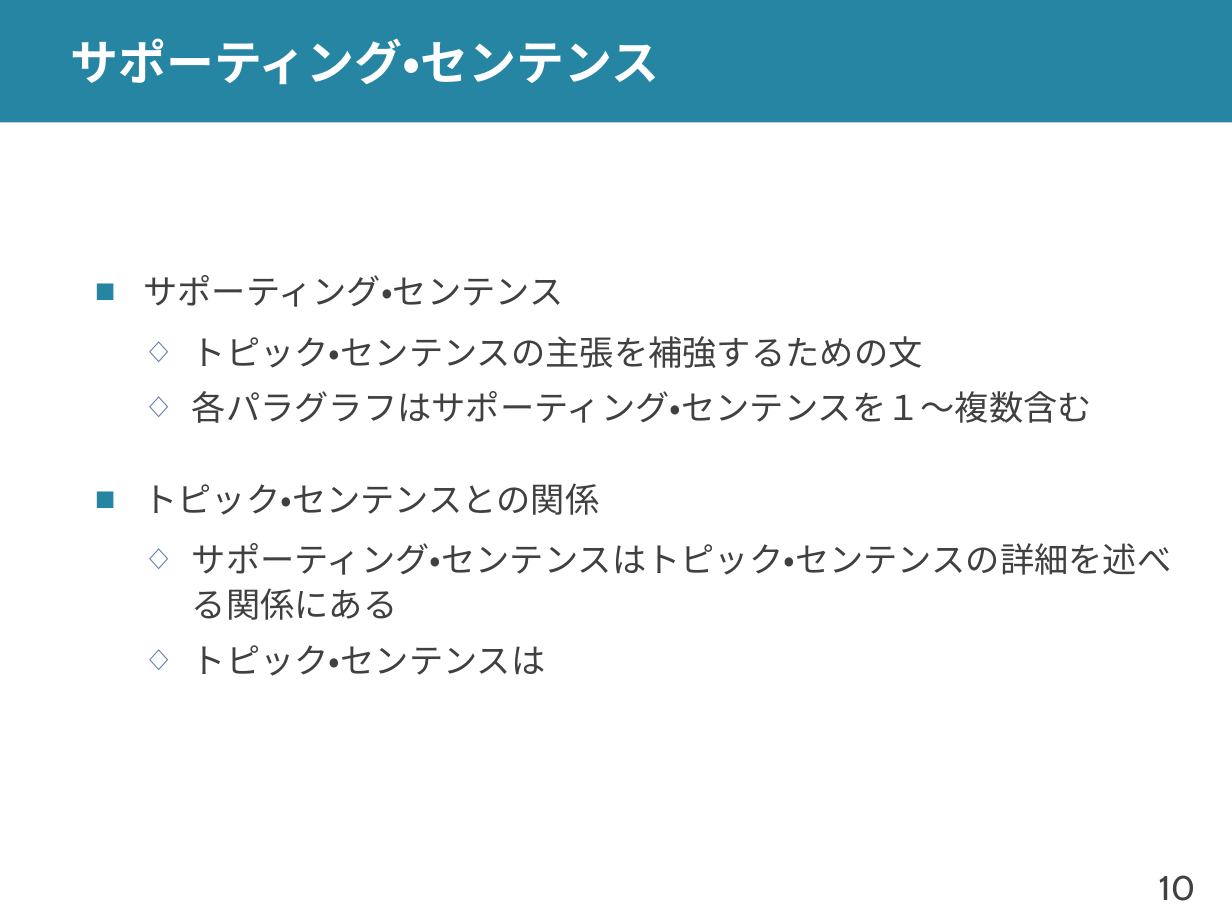
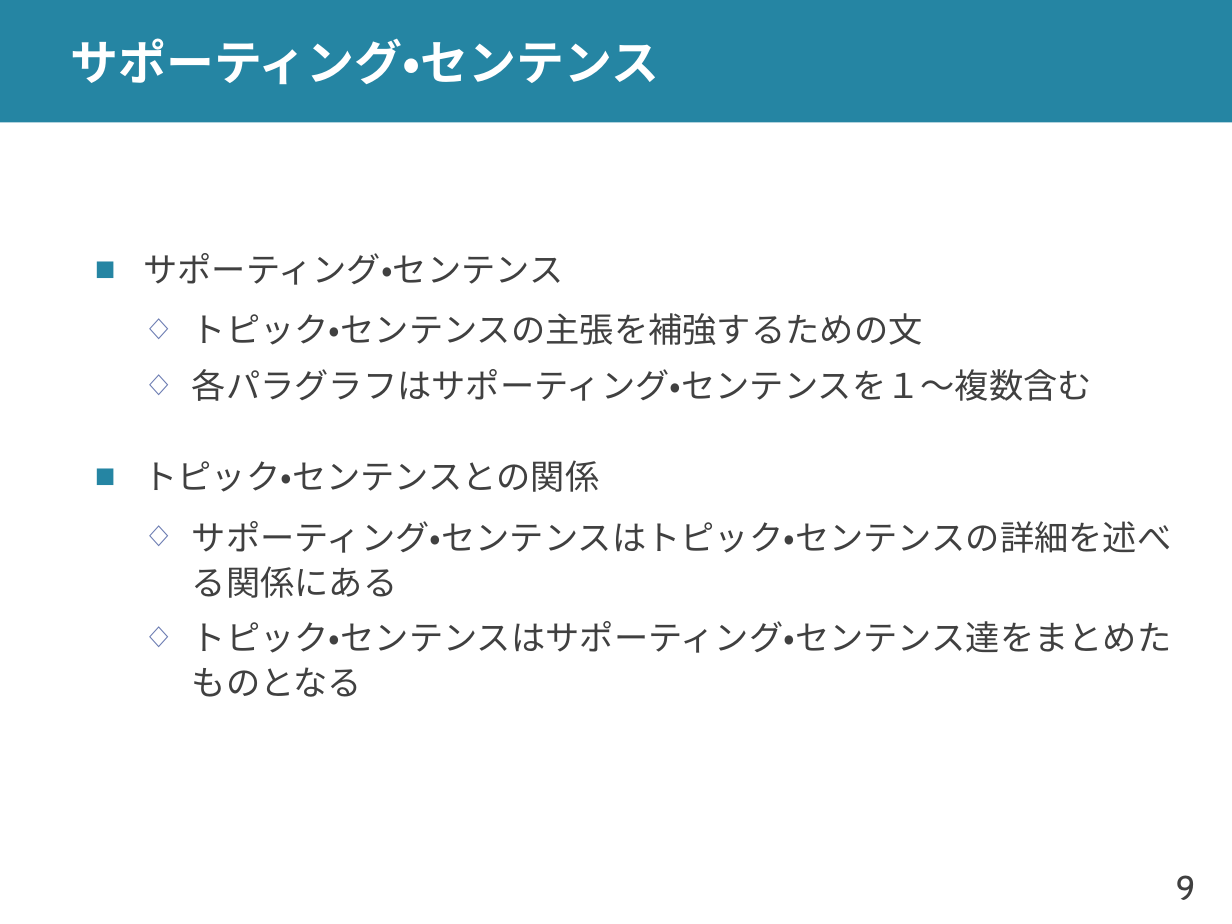
Before and after one commit to shioya-lab/how-to, a slide deck: slide 9 of writing.pptx (slide 10 before the commit). Drawn at 1232x924 pixels with LibreOffice and Linux fonts; fonts in the diff are those of the drawing. Boxes give left, top, right and bottom in pixels: in the first picture for what was removed or moved away, otherwise in the second. Text is boxed around its words. In the diff, an @@ line names an element or a change of style, - is before the commit and + after.

```diff
--- a/writing.pptx
+++ b/writing.pptx
@@ text at [192, 621, 1172, 697]: text changed @@
-  ◇ トピック・センテンスは
+  ◇ トピック・センテンスはサポーティング・センテンス達をまとめたものとなる
@@ page number at [1176, 875, 1196, 900]: text changed @@
-10
+9
```
Also in this commit, not shown: 7 other slides changed, 6 slides added, 1 slide removed.
